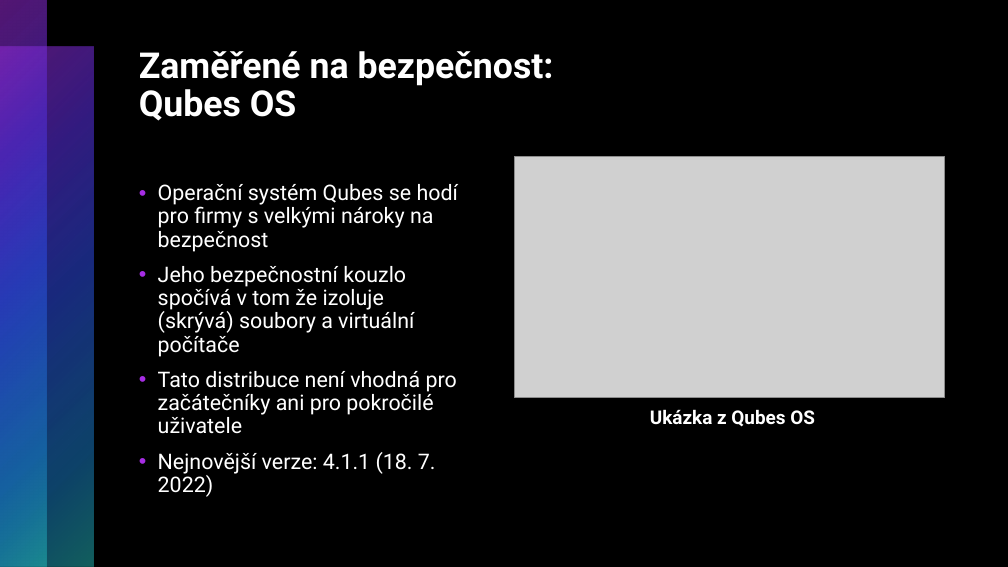
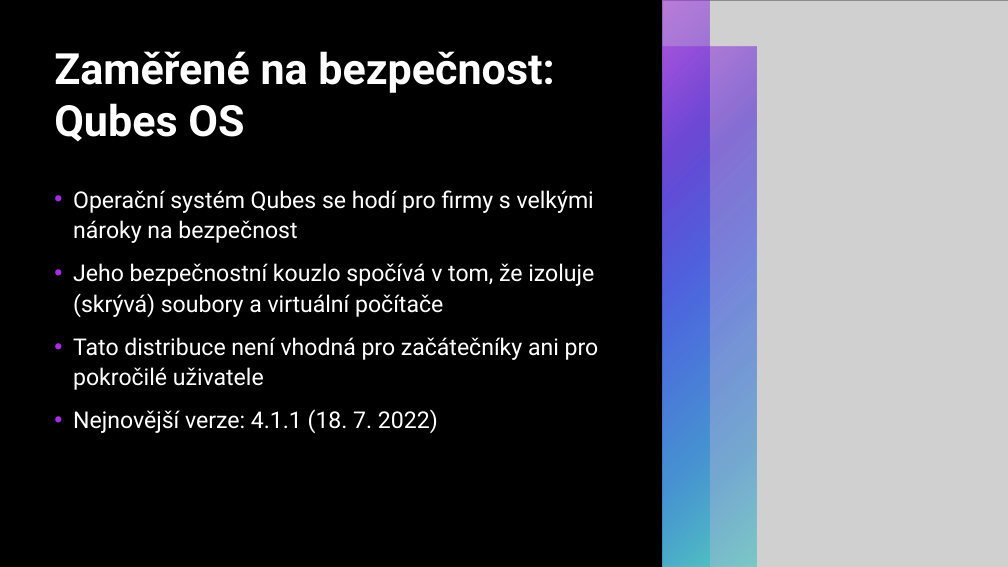
Before and after one commit to RadRoz12/Linux, a slide deck: slide 16 of Linux.pptx. Drawn at 1008x567 pixels with LibreOffice and Linux fonts; fonts in the diff are those of the drawing; grey boxes stand for pictures. Boxes give left, top, right and bottom in pixels: in the first picture for what was removed or moved away, otherwise in the second. Text is boxed around its words. In the diff, an @@ line names an element or a change of style, - is before the commit and + after.

```diff
--- a/Linux.pptx
+++ b/Linux.pptx
@@ picture added at box(662, 0, 1008, 567) @@
@@ rectangle: place and size @@
-rectangle at box(0, 0, 47, 567)
+rectangle at box(663, 0, 710, 567)
@@ title "Zaměřené na bezpečnost: Qubes OS": place and size @@
-title "Zaměřené na bezpečnost: Qubes OS" at box(139, 51, 554, 121)
+title "Zaměřené na bezpečnost: Qubes OS" at box(54, 51, 554, 142)
@@ title "Zaměřené na bezpečnost: Qubes OS" at box(54, 51, 554, 142): size 34 to 41 pt; line spacing 0.9 to 1 @@
@@ rectangle: place and size @@
-rectangle at box(0, 47, 94, 567)
+rectangle at box(663, 47, 757, 567)
@@ text "Operační systém Qubes se hodí ...": place and size @@
-text "Operační systém Qubes se hodí ..." at box(158, 184, 458, 497)
+text "Operační systém Qubes se hodí ..." at box(73, 190, 599, 433)
@@ picture removed at box(515, 156, 945, 398) @@
@@ text at box(73, 190, 599, 433): size 20.4 to 22 pt in "Operační systém Qubes se hodí pro firmy ...", "Tato distribuce není vhodná pro začátečníky ani ...", "Nejnovější verze: 4.1.1 (18. 7. 2022)"; line spacing 0.9 to 1.1 @@
@@ text at box(73, 263, 594, 317): text changed; size 20.4 to 22 pt @@
-• Jeho bezpečnostní kouzlo spočívá v tom že izoluje (skrývá) soubory a virtuální počítače
+• Jeho bezpečnostní kouzlo spočívá v tom, že izoluje (skrývá) soubory a virtuální počítače
@@ text removed at box(650, 409, 815, 427) @@
-Ukázka z Qubes OS
```
Also in this commit, not shown: 9 other slides changed, 2 slides added, 2 slides removed.
